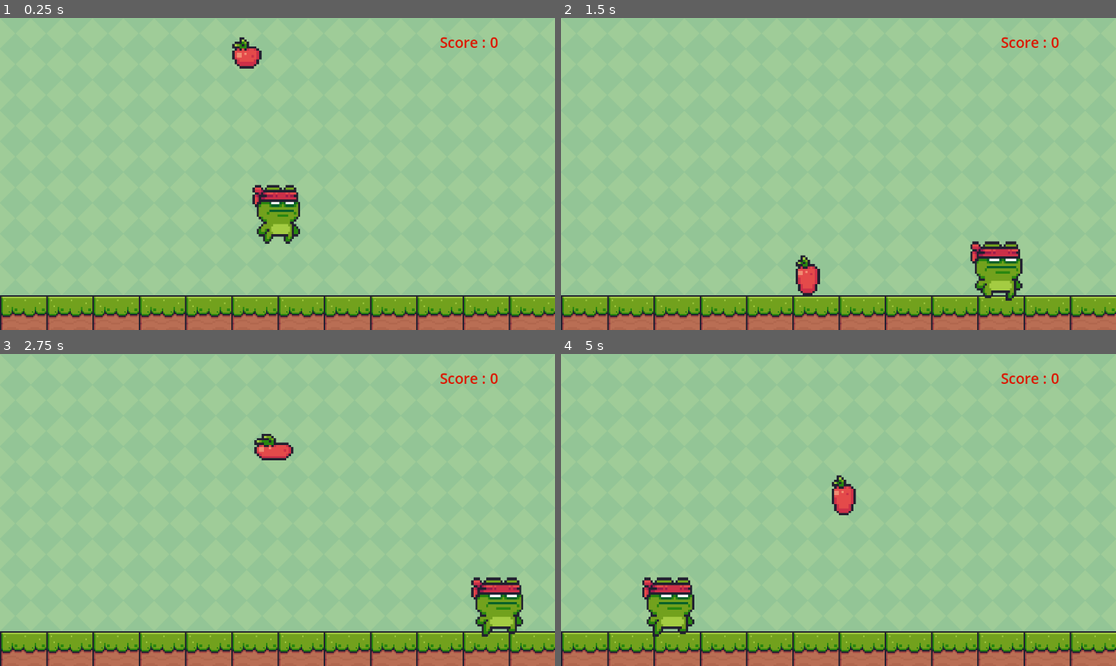
Above: before the commit, frames 1-4 (two rows, left to right).
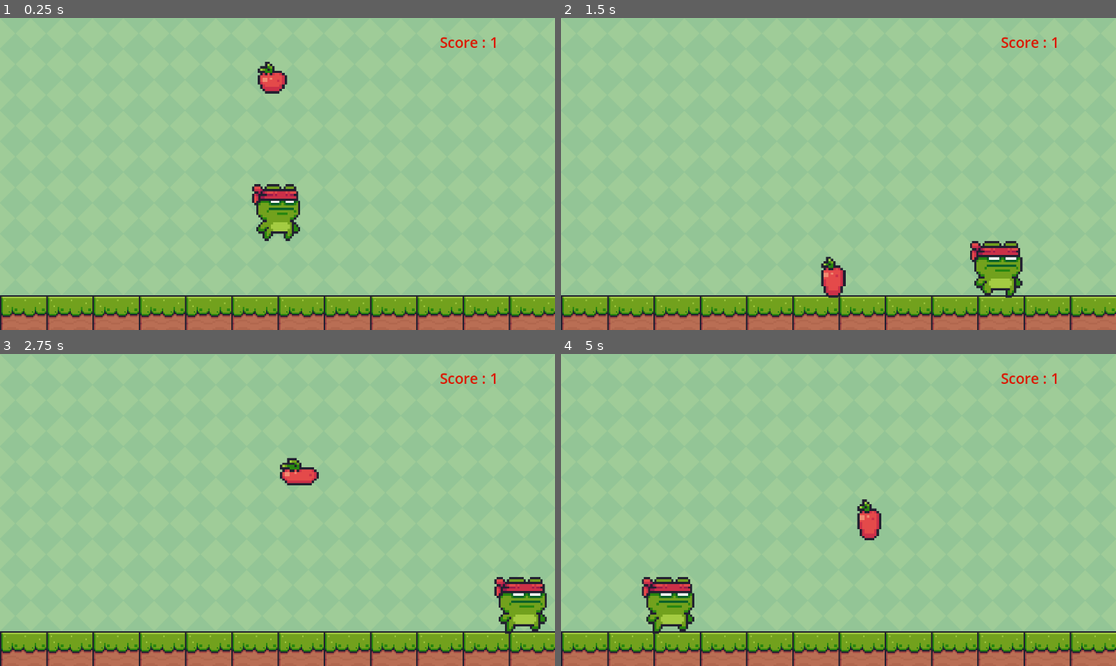
Above: after the commit, the same moments.

Repository: MentalDeFeur/AttrapTheApple
Game: Godot game, scene res://static_body_2d.tscn
Same seed, same stepped clock (60 frames per second), same inputs: the game is played once before the commit and once after it.
Inputs:
- Up to frame 1 (0.25 s): no input
- Up to frame 2 (1.5 s): hold Right (move_right) 0.53-1.28 s; hold Left (move_left) from 1.28 s (still down)
- Up to frame 3 (2.75 s): release Left (move_left) at 2.03 s; hold Right (move_right) from 2.03 s (still down)
- Up to frame 4 (5 s): release Right (move_right) at 3.53 s; hold Left (move_left) from 3.53 s (still down)

The runs differ from the first frame. In frame 1, 1.5% of the frame differs, in the area x 41-90%, y 6-73%; in frame 2, 1.7%; in frame 3, 2.9%, in the area x 45-99%, y 6-91%; in frame 4, 1.7%.

Commit message:
ajoutcollision

Diff:
--- a/Character.gd
+++ b/Character.gd
@@ -3,7 +3,7 @@
 
 const SPEED = 600.0
 const JUMP_VELOCITY = 400
-@onready var animate = $AnimatedSprite2D
+@onready var animate = $Personnage
 var value = 0
 
 # Get the gravity from the project settings to be synced with RigidBody nodes.
--- a/Node.gd
+++ b/Node.gd
@@ -25,8 +25,6 @@
 	apple.position = Vector2(random_x, 0)
 
 
-func _on_area_apple_body_entered(body):
-	if body.name == "Character":
-		value = value + 1
+func _on_area_character_body_entered(body: Node2D) -> void:
+		value+=1
 		$Label.text = " Score : "+str(value)
-	pass # Replace with function body.
--- a/static_body_2d.tscn
+++ b/static_body_2d.tscn
@@ -360,10 +360,10 @@
 }]
 
 [sub_resource type="RectangleShape2D" id="RectangleShape2D_1vqn8"]
-size = Vector2(26.2029, 25.5215)
+size = Vector2(21.1799, 4.6879)
 
 [sub_resource type="RectangleShape2D" id="RectangleShape2D_nuim6"]
-size = Vector2(24.4444, 25.8)
+size = Vector2(24.4444, 26)
 
 [sub_resource type="AtlasTexture" id="AtlasTexture_nd676"]
 atlas = ExtResource("9_ymwwt")
@@ -492,10 +492,8 @@
 "speed": 5.0
 }]
 
-[sub_resource type="CircleShape2D" id="CircleShape2D_tspg2"]
-
 [sub_resource type="CircleShape2D" id="CircleShape2D_xdrno"]
-radius = 41.1947
+radius = 38.0
 
 [node name="Game" type="Node"]
 script = ExtResource("1_ek3jp")
@@ -535,23 +533,23 @@
 scale = Vector2(4.5, 5)
 script = ExtResource("3_ckdkg")
 
-[node name="AnimatedSprite2D" type="AnimatedSprite2D" parent="Character"]
+[node name="Personnage" type="AnimatedSprite2D" parent="Character"]
 texture_filter = 1
-position = Vector2(1.11111, -1.7)
-scale = Vector2(0.958333, 1.01875)
+position = Vector2(0.999997, -2.3)
+scale = Vector2(0.965278, 0.98125)
 sprite_frames = SubResource("SpriteFrames_mufw0")
 animation = &"run"
 
-[node name="AreaCharacter" type="Area2D" parent="Character/AnimatedSprite2D" groups=["Character"]]
+[node name="AreaCharacter" type="Area2D" parent="Character/Personnage" groups=["Character"]]
 position = Vector2(-0.444443, 1.4)
 
-[node name="CollisionShape2D" type="CollisionShape2D" parent="Character/AnimatedSprite2D/AreaCharacter"]
-position = Vector2(-1.06279, 0.0723915)
+[node name="CollisionShape2D" type="CollisionShape2D" parent="Character/Personnage/AreaCharacter"]
+position = Vector2(-0.591507, -10.1643)
 scale = Vector2(0.999999, 0.999999)
 shape = SubResource("RectangleShape2D_1vqn8")
 
 [node name="CollisionShape2D" type="CollisionShape2D" parent="Character"]
-position = Vector2(-0.222229, 0.0999985)
+position = Vector2(-0.222229, 0)
 shape = SubResource("RectangleShape2D_nuim6")
 
 [node name="Apple" type="CharacterBody2D" parent="."]
@@ -559,20 +557,13 @@
 
 [node name="AnimatedSprite2D" type="AnimatedSprite2D" parent="Apple"]
 texture_filter = 1
-position = Vector2(75, 65)
-scale = Vector2(5.0625, 4.625)
+position = Vector2(128, 116.5)
+scale = Vector2(5.0625, 4.71875)
 sprite_frames = SubResource("SpriteFrames_1msad")
 animation = &"apple"
 
-[node name="AreaApple" type="Area2D" parent="Apple/AnimatedSprite2D"]
-position = Vector2(-14.8148, -14.0541)
-scale = Vector2(0.197531, 0.216216)
-
-[node name="CollisionShape2D" type="CollisionShape2D" parent="Apple/AnimatedSprite2D/AreaApple"]
-shape = SubResource("CircleShape2D_tspg2")
-
 [node name="CollisionShape2D" type="CollisionShape2D" parent="Apple"]
-position = Vector2(75, 59)
+position = Vector2(127, 110)
 shape = SubResource("CircleShape2D_xdrno")
 
 [node name="Label" type="Label" parent="."]
@@ -583,4 +574,4 @@
 theme_override_colors/font_color = Color(0.86595, 0.0854413, 0, 1)
 theme_override_font_sizes/font_size = 30
 
-[connection signal="body_entered" from="Apple/AnimatedSprite2D/AreaApple" to="." method="_on_area_apple_body_entered"]
+[connection signal="body_entered" from="Character/Personnage/AreaCharacter" to="." method="_on_area_character_body_entered"]
Not shown: 1 places in static_body_2d.tscn that only renumber resources
